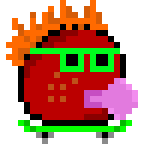
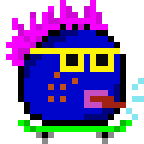
Layer changes from the first 144x144 image to the second:
hid "Punk Orange" over [left=6, top=0, right=108, bottom=66]
showed "Punk Pink" over [left=6, top=0, right=108, bottom=66]
hid "Bubblegum" over [left=84, top=78, right=138, bottom=120]
showed "tongue" over [left=84, top=78, right=144, bottom=120]
showed "glasses yellow" over [left=30, top=48, right=120, bottom=72]
hid "glasses green" over [left=30, top=48, right=120, bottom=72]
showed "BLUE" over [left=24, top=30, right=120, bottom=120]
